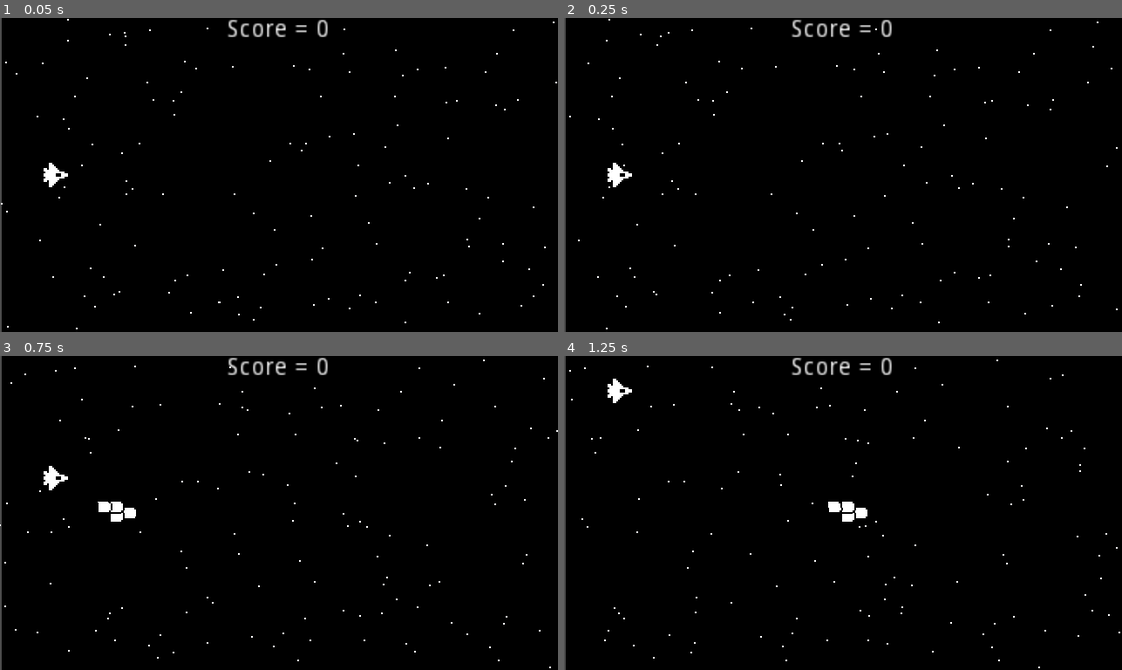
Above: before the commit, frames 1-4 (two rows, left to right).
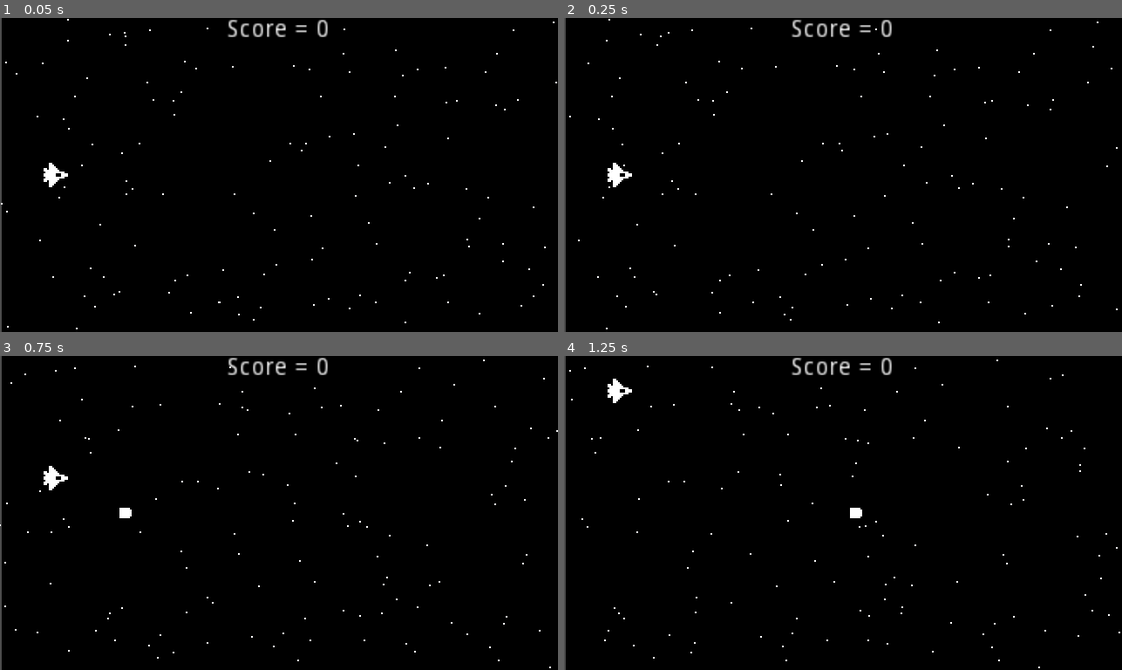
Above: after the commit, the same moments.

Repository: Jiranathanan/Space_Shooter
Game: Godot game, scene res://World.tscn
Two runs of this game, one before a commit and one after it. Both use one fixed random seed, a clock stepped at 60 frames per second and the inputs below.
Inputs:
- Up to frame 1 (0.05 s): no input
- Up to frame 2 (0.25 s): no input
- Up to frame 3 (0.75 s): tap Enter (ui_accept) at 0.5 s; hold Up (ui_up) from 0.53 s (still down); hold Enter (ui_accept) from 0.53 s (still down)
- Up to frame 4 (1.25 s): keep holding Up (ui_up); keep holding Enter (ui_accept)

Frames 1-2 are identical in both runs. In frame 3, 0.2% of the frame differs, in the area x 17-25%, y 46-53%; in frame 4, 0.2%, in the area x 47-55%, y 46-53%.

Commit message:
Add sound effects, rename bullet to laser

Diff:
--- a/ExplosionEffect.tscn
+++ b/ExplosionEffect.tscn
@@ -1,6 +1,7 @@
-[gd_scene load_steps=3 format=2]
+[gd_scene load_steps=4 format=2]
 
 [ext_resource path="res://Explosion.png" type="Texture" id=1]
+[ext_resource path="res://Explode.wav" type="AudioStream" id=2]
 
 [sub_resource type="Animation" id=1]
 resource_name = "Explode"
@@ -40,3 +41,7 @@
 [node name="AnimationPlayer" type="AnimationPlayer" parent="."]
 autoplay = "Explode"
 anims/Explode = SubResource( 1 )
+
+[node name="ExplodeSound" type="AudioStreamPlayer" parent="."]
+stream = ExtResource( 2 )
+autoplay = true
--- a/Bullet.tscn
+++ b/Laser.tscn
@@ -1,11 +1,12 @@
-[gd_scene load_steps=3 format=2]
+[gd_scene load_steps=4 format=2]
 
-[ext_resource path="res://Bullet.png" type="Texture" id=1]
+[ext_resource path="res://Laser.png" type="Texture" id=1]
+[ext_resource path="res://Laser.wav" type="AudioStream" id=2]
 
 [sub_resource type="RectangleShape2D" id=1]
 extents = Vector2( 4, 3 )
 
-[node name="Bullet" type="RigidBody2D"]
+[node name="Laser" type="RigidBody2D"]
 gravity_scale = 0.0
 linear_velocity = Vector2( 200, 0 )
 
@@ -18,4 +19,8 @@
 [node name="VisibilityNotifier2D" type="VisibilityNotifier2D" parent="."]
 position = Vector2( 0.5, 0 )
 scale = Vector2( 0.45, 0.4 )
+
+[node name="LaserSound" type="AudioStreamPlayer" parent="."]
+stream = ExtResource( 2 )
+autoplay = true
 [connection signal="screen_exited" from="VisibilityNotifier2D" to="." method="queue_free"]
--- a/Ship.gd
+++ b/Ship.gd
@@ -1,23 +1,29 @@
 extends Area2D
 
 const ExplosionEffect = preload("res://ExplosionEffect.tscn")
-const Bullet = preload("res://Bullet.tscn")
+const Laser = preload("res://Laser.tscn")
 
 export(int) var SPEED = 100
+# fix to delay bullet shooting
+export(float) var FIRE_COOLDOWN = 0.25 # seconds between shots
+var fire_timer := 0.0
 
 func _process(delta):
+	fire_timer -= delta
+
 	if Input.is_action_pressed("ui_up"):
 		position.y -= SPEED * delta
 	if Input.is_action_pressed("ui_down"):
 		position.y += SPEED * delta
-	if Input.is_action_pressed("ui_accept"):
-		fire_bullet()
+	if Input.is_action_pressed("ui_accept") and fire_timer <= 0.0:
+		fire_laser()
+		fire_timer = FIRE_COOLDOWN
 
-func fire_bullet():
-	var bullet = Bullet.instance()
+func fire_laser():
+	var laser = Laser.instance()
 	var main = get_tree().current_scene
-	main.add_child(bullet)
-	bullet.global_position = global_position
+	main.add_child(laser)
+	laser.global_position = global_position
 
 func _exit_tree():
 	var main = get_tree().current_scene
--- a/World.tscn
+++ b/World.tscn
@@ -33,6 +33,13 @@
 "_edit_use_anchors_": false
 }
 
+[node name="StarParticles" type="Particles2D" parent="."]
+position = Vector2( 320, 90 )
+amount = 200
+lifetime = 7.0
+preprocess = 7.0
+process_material = SubResource( 1 )
+
 [node name="Ship" parent="." instance=ExtResource( 1 )]
 position = Vector2( 32, 90 )
 
@@ -47,10 +54,3 @@
 __meta__ = {
 "_edit_use_anchors_": false
 }
-
-[node name="StarParticles" type="Particles2D" parent="."]
-position = Vector2( 320, 90 )
-amount = 200
-lifetime = 7.0
-preprocess = 7.0
-process_material = SubResource( 1 )
Renamed: Bullet.png -> Laser.png
Not shown, changed: Laser.png.import
